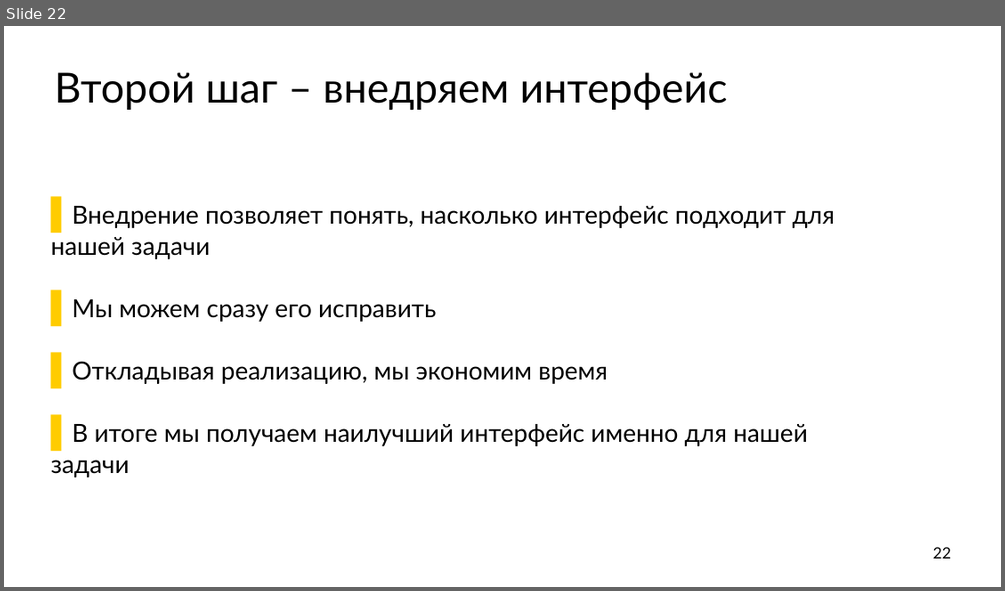
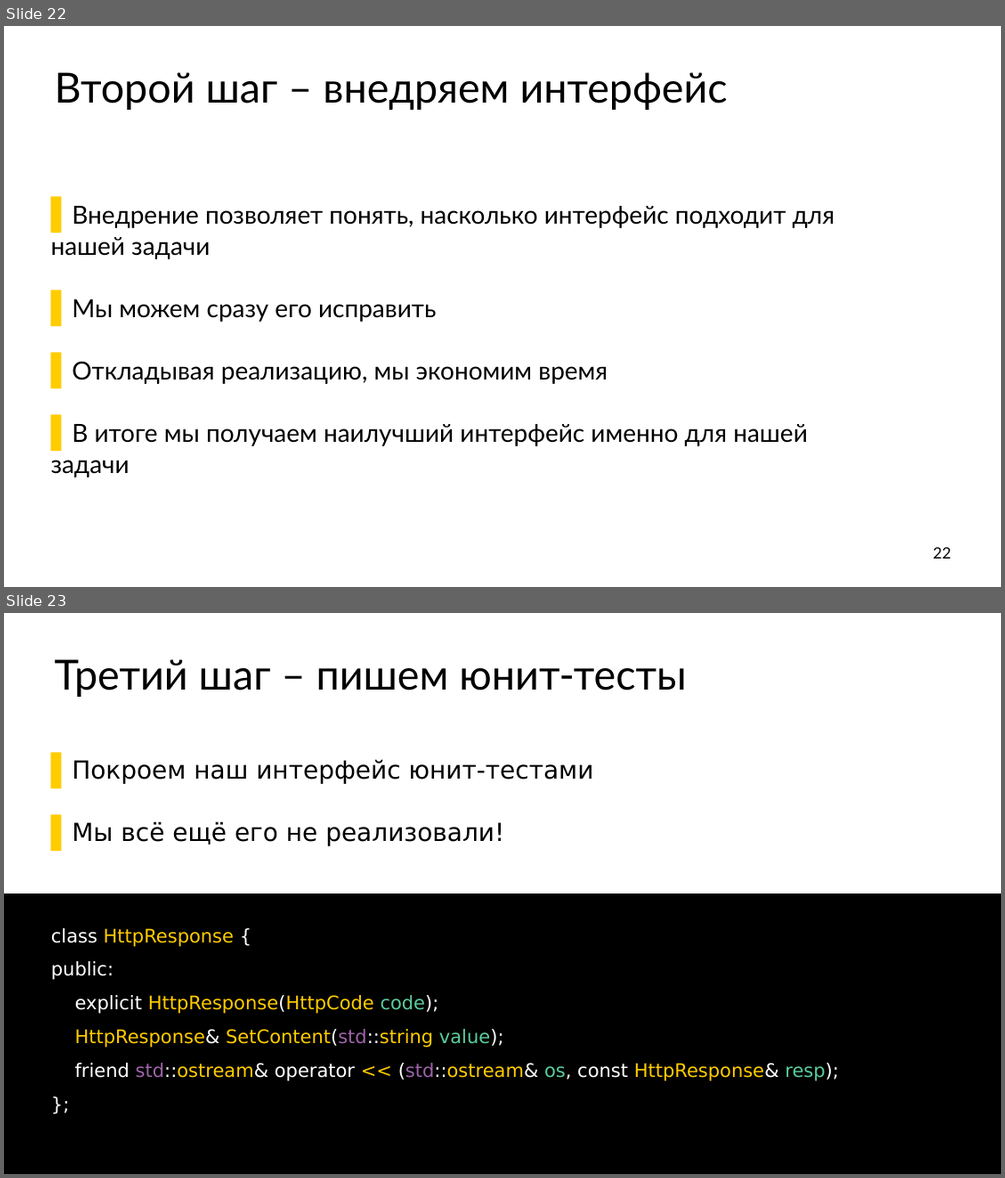
Before and after one commit to ishfb/secr2017, a slide deck: slides.pptx. Shown one above the other, each under a label of ours: slide 22 before the commit, slides 22 and 23 after it. The pictures are 1005x591 and 1005x1178 pixels, drawn with LibreOffice and Linux fonts; fonts in the diff are those of the drawing. Boxes give left, top, right and bottom in pixels: in the first picture for what was removed or moved away, otherwise in the second. Text is boxed around its words. In the diff, an @@ line names an element or a change of style, - is before the commit and + after.

```diff
--- a/slides.pptx
+++ b/slides.pptx
@@ slide 23 added at (x1=4, y1=613, x2=1001, y2=1174), background #FFFFFF @@
@@ title added at (x1=55, y1=659, x2=686, y2=697), 80 pt, text #000000 @@
+Третий шаг – пишем юнит-тесты
@@ text added at (x1=72, y1=759, x2=594, y2=846), 48 pt, text #000000 @@
+  ▌ Покроем наш интерфейс юнит-тестами
+  ▌ Мы всё ещё его не реализовали!
@@ text added at (x1=4, y1=893, x2=1001, y2=1174), fill #000000, 36 pt, text #FFCC00 @@
+class HttpResponse {
+public:
+explicit HttpResponse(HttpCode code);
+HttpResponse& SetContent(std::string value);
+friend std::ostream& operator << (std::ostream& os, const HttpResponse& resp);
+};
```
Also in this commit, not shown: 2 slides changed, 11 other slides added, 1 slide removed, 1 other file.
